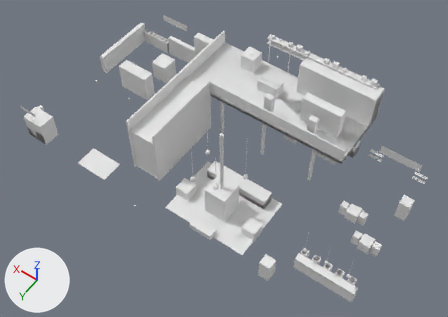
The FBX model Assets/Summit/Resources/Camp/LodgeC.fbx: old version first, new version second.
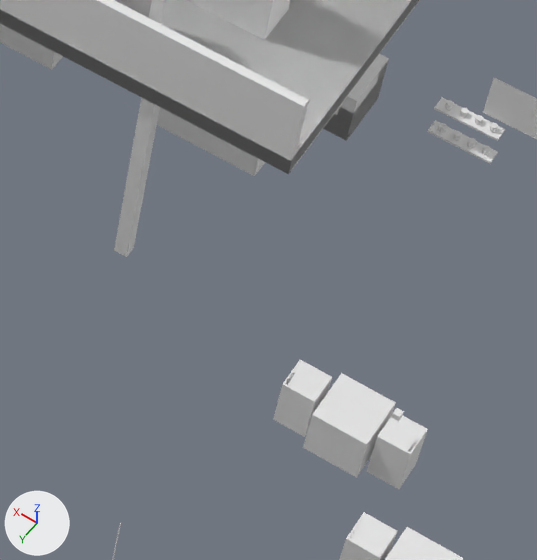
There are two pictures of each version: one whole from a 50 mm camera at (-18.8, 22.8, 35.7) aimed at (-3.8, 1.7, 2.6), one close up on the part from 64% to 87% of the width and 41% to 76% of the height. Arrows for +X, +Y and +Z are at lower left; the lights stay in place. The first two pictures are the older version. Where no turn or scale is listed for an object, it has been applied to the vertices.

Script lines for the objects in view, before the commit:
```python
me_blk_armchair_002 = bpy.data.meshes.new('BLK_armchair.002')
me_blk_armchair_002.from_pydata(...)  # a box spanning x -6.1..-5.1, y -5.1..-4.1, z 0.0..0.85
me_blk_armchair_002.materials.append(mat_helper)  # white #e7e7e7
me_blk_mezzrail = bpy.data.meshes.new('BLK_mezzrail')
me_blk_mezzrail.from_pydata(...)  # a box spanning x -10.7..0.02, y -1.85..-1.72, z 3.8..4.9
me_blk_mezzrail.materials.append(mat_helper)  # white #e7e7e7
me_signs = bpy.data.meshes.new('Signs')
me_signs.from_pydata(...)  # 16 vertices, 4 faces; spans x -15.0..10.5, y -6.6..6.7, z 2.2..4.7
me_signs.materials.append(mat_signs)  # white #e7e7e7
ob_blk_armchair__34 = bpy.data.objects.new('BLK_armchair__34', me_blk_armchair_002)
ob_blk_armchair__34.location = (0.0, 0.0, 0.0)
ob_blk_mezzrail__5 = bpy.data.objects.new('BLK_mezzrail__5', me_blk_mezzrail)
ob_blk_mezzrail__5.location = (0.0, 0.0, 0.0)
ob_signs = bpy.data.objects.new('Signs', me_signs)
ob_signs.location = (0.0, 0.0, 0.0)
# also in view: 'BLK_post__0' at (-8.6, -1.9, 1.8); 'BLK_bistrochair__62' at (-13.3, -0.9, 0.4); 'BLK_bistrochair__58' at (-13.7, 0.7, 0.4); 'BLK_sofa__32' at (-8.5, -5.9, 0.5); 'Oak' at (-2.4, 0.0, 3.3)
```
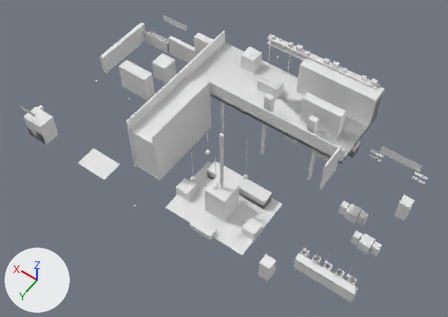
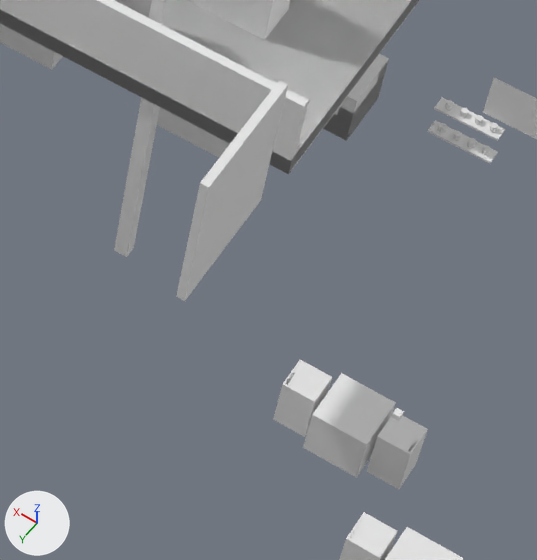
Pixel boxes [x1, y1, x2, y2] of what changed, in the close-ups (537 x 560 px):
'BLK_deckdoor__67', added
    after: [176, 80, 288, 301]
'Steel_in', unchanged, covered by the edit
    before: [0, 10, 425, 560]
    after: [0, 10, 425, 539]

The edits, one by one:
Mesh me_blk_deckdoor is new.
It is a box spanning x -10.7..-10.58, y -0.95..0.95, z 3.8..6.1.
It uses material mat_helper (white #e7e7e7).
Object 'BLK_deckdoor__67' (ob_blk_deckdoor__67) is new; it shows me_blk_deckdoor.
Its location is (0.0, 0.0, 0.0).
